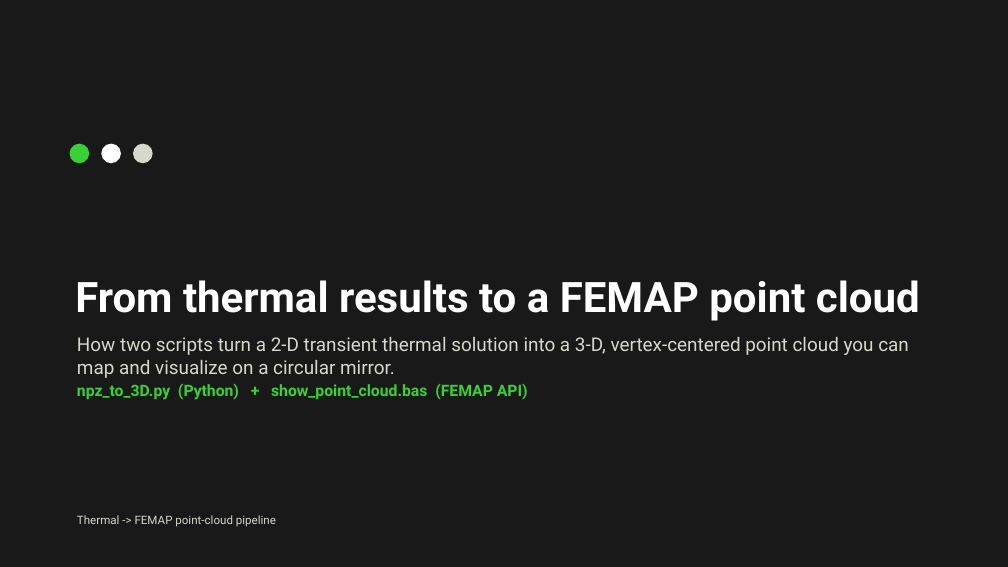
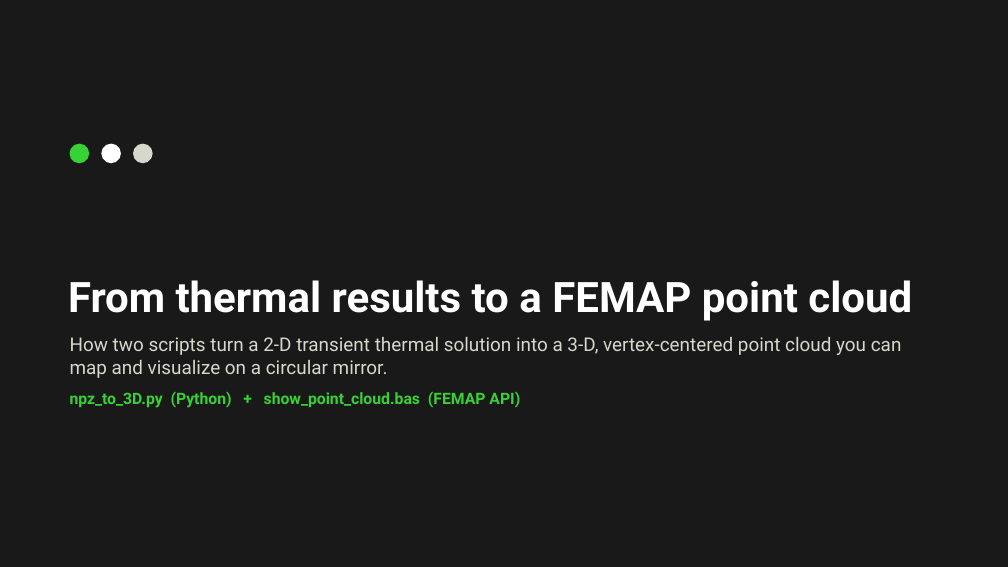
Before and after one commit to radmadden/FEMAP_API, a slide deck: slide 1 of FEMAP_PointCloud_Pipeline.pptx. Drawn at 1008x567 pixels with LibreOffice and Linux fonts; fonts in the diff are those of the drawing. Boxes give left, top, right and bottom in pixels: in the first picture for what was removed or moved away, otherwise in the second. Text is boxed around its words. In the diff, an @@ line names an element or a change of style, - is before the commit and + after.

```diff
--- a/FEMAP_PointCloud_Pipeline.pptx
+++ b/FEMAP_PointCloud_Pipeline.pptx
@@ title "From thermal results to a ...": place and size @@
-title "From thermal results to a ..." at bbox=[75, 280, 920, 321]
+title "From thermal results to a ..." at bbox=[68, 280, 912, 321]
@@ text "How two scripts turn a ..." at bbox=[70, 337, 902, 408]: more space between paragraphs @@
@@ text removed at bbox=[77, 515, 276, 527] @@
-Thermal -> FEMAP point-cloud pipeline
```
Also in this commit, not shown: 12 other slides changed, 3 slides added, 1 slide removed, 11 other files.
